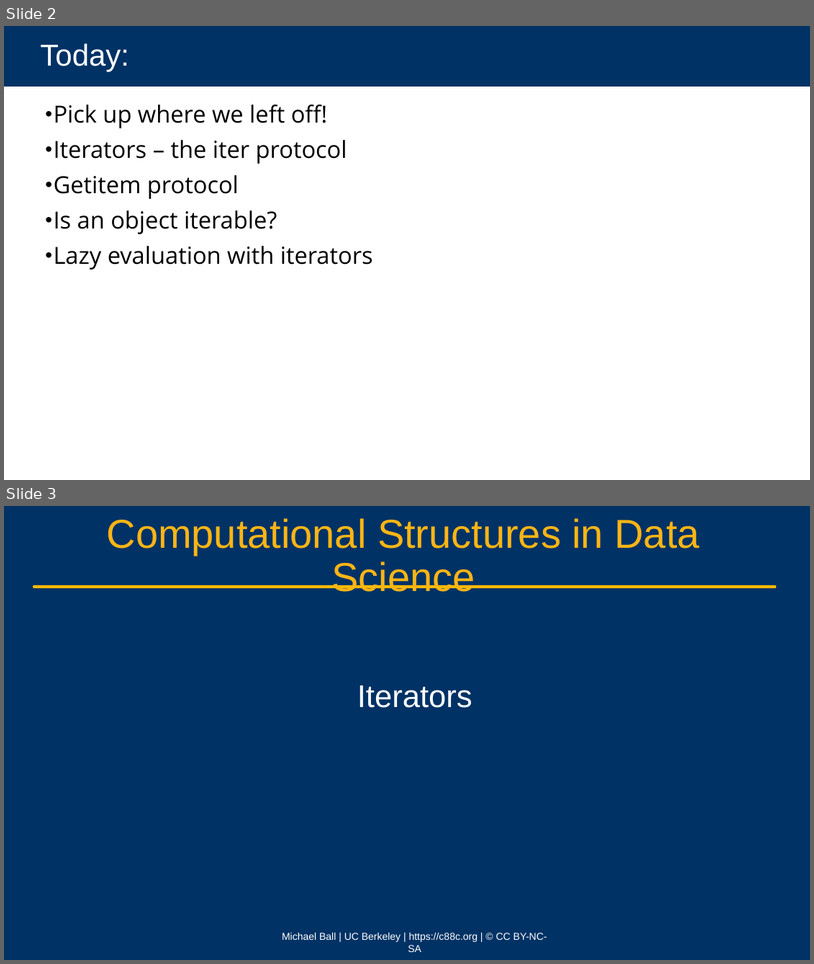
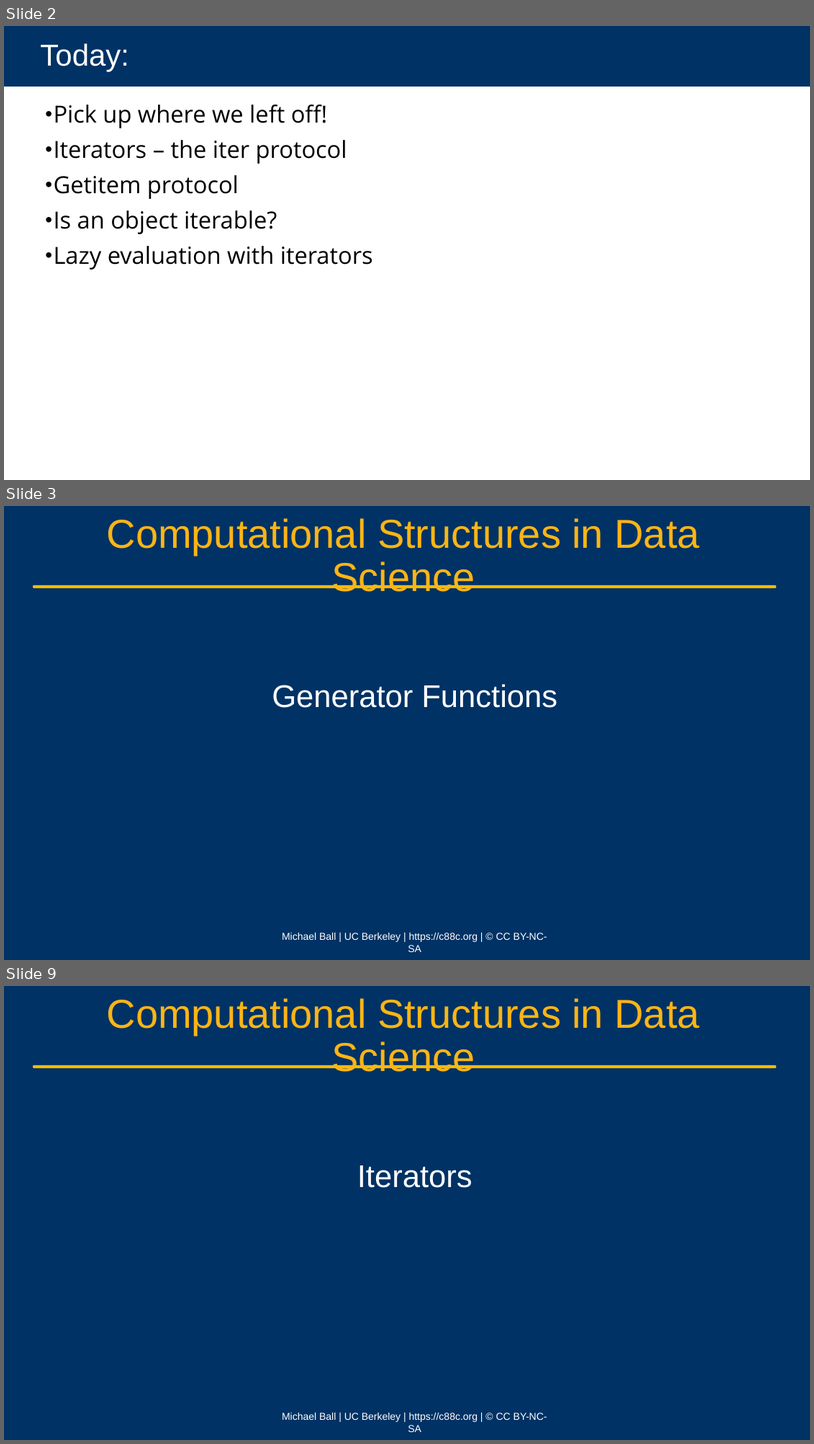
Before and after one commit to cs88-website/sp24, a slide deck: assets/slides/sp24/22-Iterators_II.pptx. Shown one above the other, each under a label of ours: slides 2 and 3 before the commit, slides 2, 3 and 9 after it; the slides between them are not shown. The pictures are 814x964 and 814x1444 pixels, drawn with LibreOffice and Linux fonts; fonts in the diff are those of the drawing; background and template pictures are left out. Boxes give left, top, right and bottom in pixels: in the first picture for what was removed or moved away, otherwise in the second. Text is boxed around its words. In the diff, an @@ line names an element or a change of style, - is before the commit and + after.

```diff
--- a/assets/slides/sp24/22-Iterators_II.pptx
+++ b/assets/slides/sp24/22-Iterators_II.pptx
@@ slide 3 added at (x1=4, y1=506, x2=810, y2=960), background #003265; not listed: 2 template elements that a slide beside it also shows @@
@@ title added at (x1=272, y1=684, x2=558, y2=708), 37.3 pt, text #FFFFFF @@
+Generator Functions
@@ text added at (x1=282, y1=932, x2=548, y2=952), 12 pt, text #FFFFFF @@
+Michael Ball | UC Berkeley | https://c88c.org | © CC BY-NC-SA
@@ what was slide 3 is now slide 9 @@
```
Also in this commit, not shown: 2 slides changed, 5 other slides added, 3 other files.
